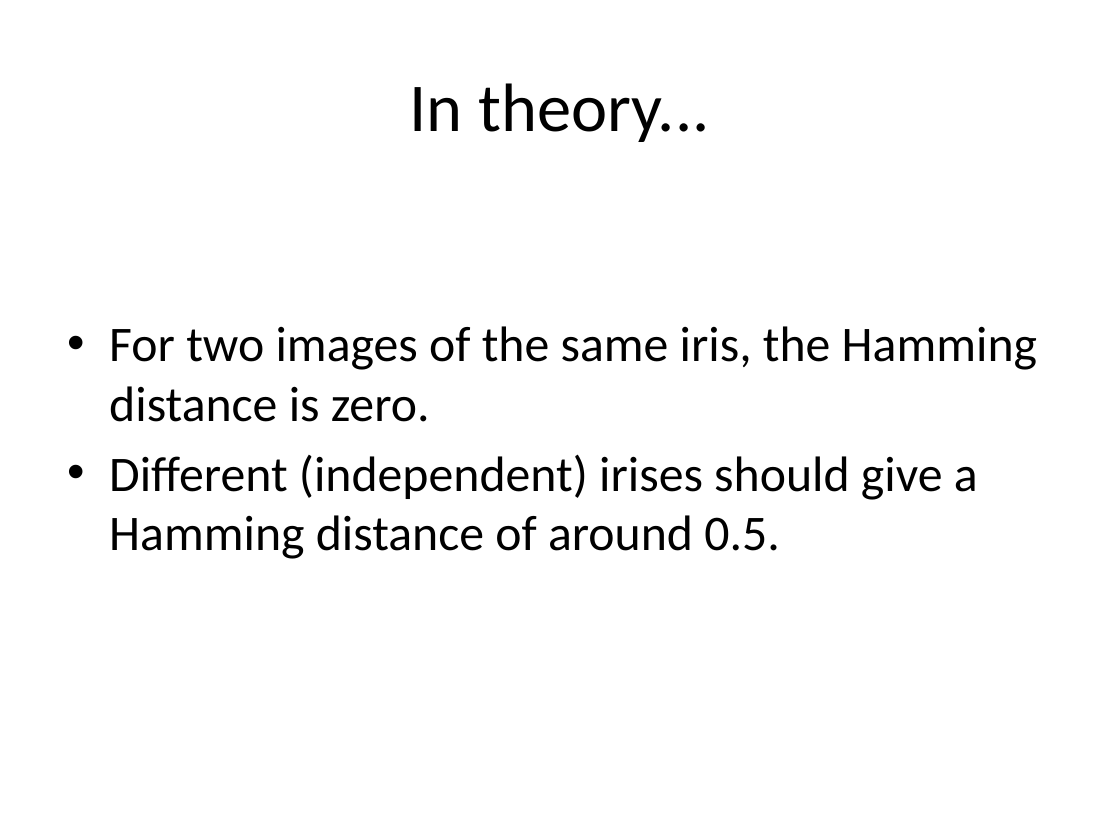
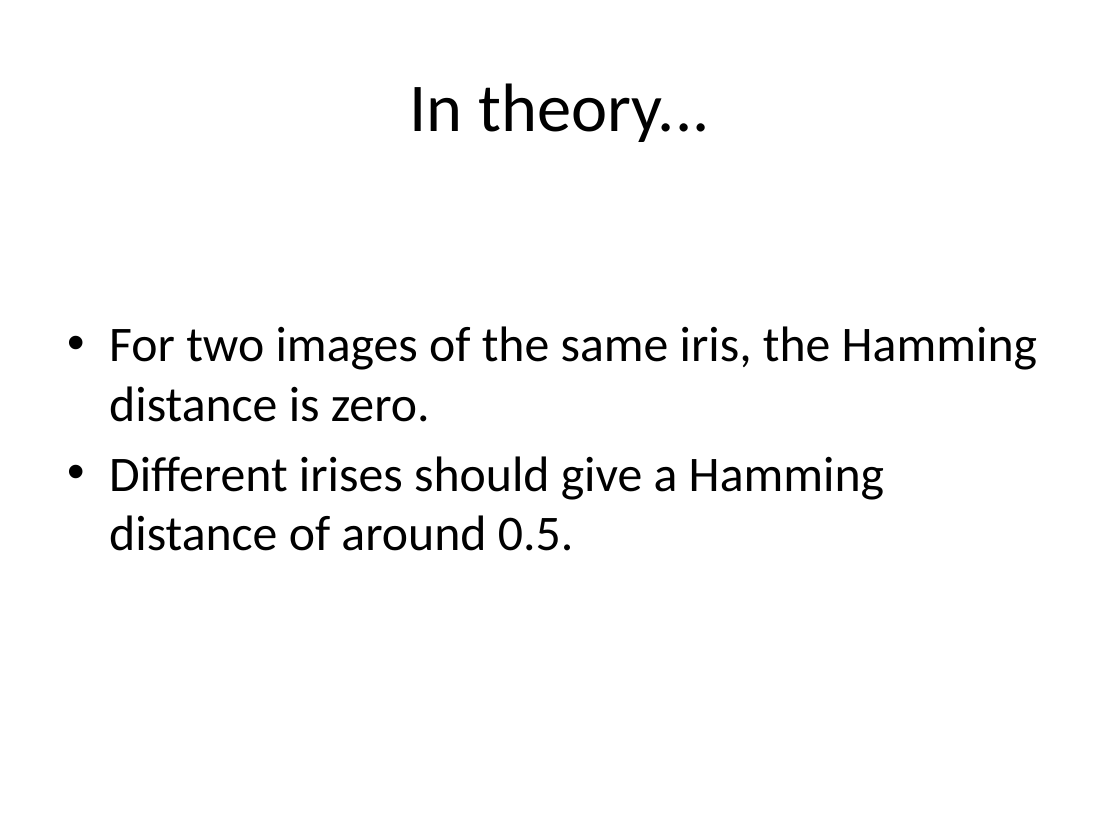
Before and after one commit to chetanadey77/irisrecognition09, a slide deck: slide 22 of Reports/Group_Presentation.pptx (slide 23 before the commit). Drawn at 1120x840 pixels with LibreOffice and Linux fonts; fonts in the diff are those of the drawing; background and template pictures are left out. Boxes give left, top, right and bottom in pixels: in the first picture for what was removed or moved away, otherwise in the second. Text is boxed around its words. In the diff, an @@ line names an element or a change of style, - is before the commit and + after.

```diff
--- a/Reports/Group_Presentation.pptx
+++ b/Reports/Group_Presentation.pptx
@@ text at (x1=109, y1=456, x2=884, y2=551): text changed @@
-• Different (independent) irises should give a Hamming distance of around 0.5.
+• Different irises should give a Hamming distance of around 0.5.
```
Also in this commit, not shown: 10 other slides changed, 1 slide removed, 1 other file.
